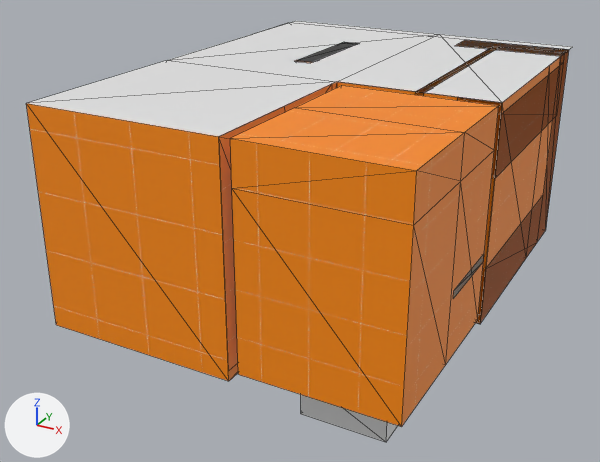
An edit to the glTF model assets/scenes/room/model/room.glb, drawn before and after from the same camera.
Before and after are seen from a camera (50 mm lens) standing at (17.3, -35.1, 20.4) and looking at (-2.5, 0.8, 2.4). Arrows for +X, +Y and +Z are at lower left; the lights stay in place. Mesh edges are drawn as thin lines. Where no turn or scale is listed for an object, it has been applied to the vertices. Vertices at the same position are counted once.

In view in the first picture: 'Bed', 'Ceiling', 'Cupboard', 'Room-col', 'Room-col.001', 'Toilet', 'Wall'.
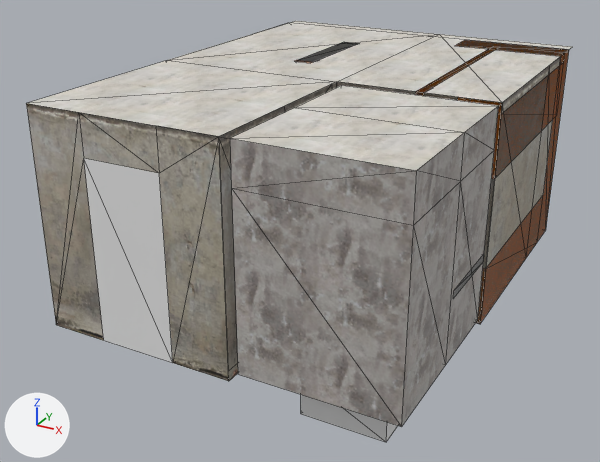
Patch to the scene script:
```diff
--- a/assets/scenes/room/model/room.glb.py
+++ b/assets/scenes/room/model/room.glb.py
@@ img_ceiling @@
+img_ceiling = load_image('ceiling', '_unpacked/ceiling', 287, 395, 'sRGB')
@@ img_dirty_plaster @@
+img_dirty_plaster = load_image('dirty_plaster', '_unpacked/dirty_plaster', 443, 256, 'sRGB')
@@ img_plaster_wet @@
+img_plaster_wet = load_image('plaster_wet', '_unpacked/plaster_wet', 128, 85, 'sRGB')
@@ img_dumbwaiter @@
+img_dumbwaiter = load_image('dumbwaiter', '_unpacked/dumbwaiter', 128, 116, 'sRGB')
@@ img_checker_floor @@
+img_checker_floor = load_image('checker_floor', '_unpacked/checker_floor', 128, 128, 'sRGB')
@@ mat_ceiling @@
+mat_ceiling = principled_material('ceiling')
+mat_ceiling.texture = img_ceiling
@@ mat_plaster_dirty @@
+mat_plaster_dirty = principled_material('plaster_dirty')
+mat_plaster_dirty.texture = img_dirty_plaster
@@ mat_plaster_wet @@
+mat_plaster_wet = principled_material('plaster_wet')
+mat_plaster_wet.texture = img_plaster_wet
@@ mat_dumbwaiter @@
+mat_dumbwaiter = principled_material('dumbwaiter')
+mat_dumbwaiter.texture = img_dumbwaiter
@@ mat_checker_floor @@
+mat_checker_floor = principled_material('checker_floor')
+mat_checker_floor.texture = img_checker_floor
@@ me_plane @@
 # used by ob_room_col_001; location = (0.0, 0.0, 0.0)
-me_plane.from_pydata(...)  # 30 vertices, 42 faces; spans x -10.0..8.0, y -10.0..13.6, z 0.0..11.0
-me_plane.materials.append(mat_dev)  # picture img_texture_02
+me_plane.from_pydata(...)  # 52 vertices, 84 faces; spans x -13.1..8.0, y -10.0..13.6, z 0.0..11.0
+# me_plane part 1
+# 7 faces are deleted
+# 16 vertices are added at x -13.1..-3.0, y -10.0..-3.0, z 0.0..11.0
+# 6 new vertices lie (0.0, 3.6, 0.0) away from vertices in x -13.1..-10.0, y -6.8, z 4.2..7.8
+# 26 new faces join them, mat_plaster_dirty (picture img_dirty_plaster)
+# 2 new faces join them, mat_material (white #e7e7e7)
+# 5 new faces join them, mat_checker_floor (picture img_checker_floor)
+# 16 new faces join them, mat_dumbwaiter (picture img_dumbwaiter)
+# me_plane part 2: 18 kept faces spanning x -10.0..8.0, y 0.0..13.0, z 0.0..11.0 get new texture (UV) coordinates
+me_plane.materials.append(mat_plaster_dirty)  # picture img_dirty_plaster
+me_plane.materials.append(mat_material)  # white #e7e7e7
+me_plane.materials.append(mat_checker_floor)  # picture img_checker_floor
+me_plane.materials.append(mat_dumbwaiter)  # picture img_dumbwaiter
@@ me_plane_001 @@
 me_plane_001.from_pydata(...)  # 35 vertices, 56 faces; spans x 0.0..8.0, y -10.0..0.0, z 0.0..11.0
 # used by ob_room_col; location = (0.0, 0.0, 0.0)
+# me_plane_001 part 3: 14 faces spanning x 0.0..8.0, y -10.0..0.0, z 0.0..11.0 switch from mat_dev (picture img_texture_02) to mat_plaster_dirty (picture img_dirty_plaster)
+# me_plane_001 part 4: 28 faces spanning x 0.0..8.0, y -10.0..-0.5, z 0.5..11.0 switch from mat_dev (picture img_texture_02) to mat_plaster_wet (picture img_plaster_wet)
+# me_plane_001 part 5: 4 faces spanning x 0.5..8.0, y -10.0..-0.5, z 11.0 switch from mat_dev (picture img_texture_02) to mat_ceiling (picture img_ceiling)
 me_plane_001.materials.append(mat_checker)
@@ me_plane_002 @@
 me_plane_002.from_pydata(...)  # 8 vertices, 6 faces; spans x -17.0..1.0, y -23.0..1.0, z 0.0
+me_plane_002.materials.append(mat_ceiling)  # picture img_ceiling
```

Location of each change, [x1, y1, x2, y2] in pixels of the pictures (600 x 462 px):
'Ceiling', recoloured (white to grey)
    both: [27, 21, 572, 136]
part 1 of me_plane, built on
    both: [26, 103, 229, 381]
part 2 of me_plane, surface changed (brown to grey)
    both: [480, 50, 569, 323]
part 3 of me_plane_001, recoloured (brown to grey)
    both: [219, 82, 502, 381]
part 4 of me_plane_001, recoloured (orange to grey)
    both: [230, 106, 499, 427]
part 5 of me_plane_001, recoloured (orange to grey)
    both: [231, 85, 499, 170]
'Bed', unchanged, uncovered by the edit
    before: [477, 200, 543, 324]
    after: [477, 196, 543, 324]
